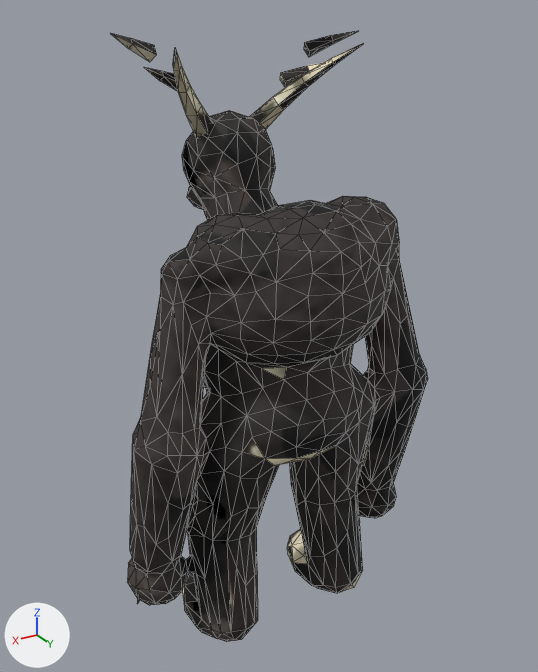
The glTF model assets/3d/monstres/wendigo.glb as it was, and as the next commit left it.
Both versions are drawn from a 50 mm camera at (0.391, 0.626, 0.685) aimed at (-0.008, -0.038, 0.354). The lights are fixed; the arrows at lower left show +X, +Y and +Z. The picture after the commit comes second. Mesh edges are drawn as thin lines. Vertices at exactly the same position are counted once.

The first picture shows 'wendigo_peau'.
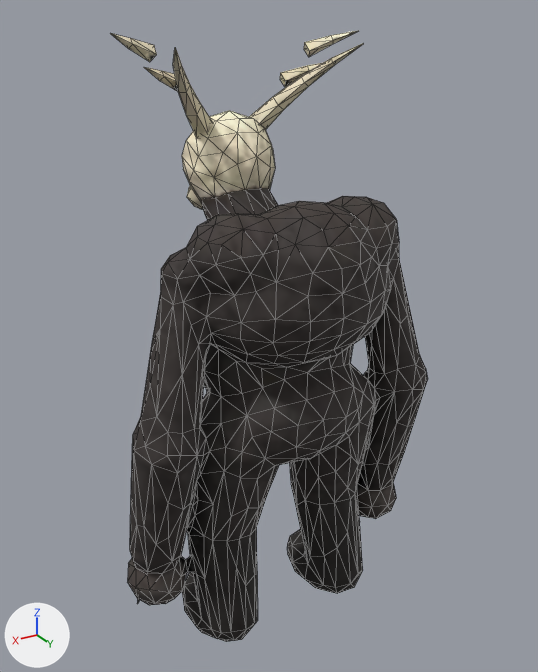
What changed in the scene script:
```text
Change me_wendigo_peau:
    where me_wendigo_peau.from_pydata(...)  # 1008 vertices, 1980 faces; spans x -0.185..0.185, y -0.175..0.11, z -0.003..0.671
    used by ob_wendigo_peau; location = (0.0, 0.0, 0.0)
    me_wendigo_peau part 1
    10 vertices are removed from x -0.175..-0.043, y -0.003..0.013, z 0.016..0.139
    44 faces are deleted
    3 vertices move from x -0.153..-0.129, y -0.023..0.019, z 0.103..0.127 to x -0.152..-0.127, y -0.018..0.019, z 0.103..0.127
    10 vertices are added at x -0.175..-0.04, y -0.011..0.018, z 0.014..0.175
    44 new faces join them
    me_wendigo_peau part 2
    25 vertices are removed from x -0.055..0.038, y -0.081..0.103, z 0.391..0.521
    101 faces are deleted
    4 vertices move from x -0.025..0.017, y -0.156..0.107, z 0.468..0.493 to x -0.028..0.017, y -0.155..0.106, z 0.474..0.493
    25 vertices are added at x -0.056..0.038, y -0.085..0.102, z 0.391..0.521
    101 new faces join them
    me_wendigo_peau part 3: 1511 kept faces spanning x -0.185..0.185, y -0.175..0.11, z -0.003..0.671 get new texture (UV) coordinates
```

Location of each change, (x1, y1, x2, y2) in pixels of the pictures (538 x 672 px; the box of a moved part takes in the faces that stretch with it):
part 1 of me_wendigo_peau, moved or reshaped
    both: (293, 393, 404, 593)
part 2 of me_wendigo_peau, moved or reshaped
    both: (197, 189, 392, 362)
part 3 of me_wendigo_peau, surface changed
    both: (110, 30, 428, 642)
